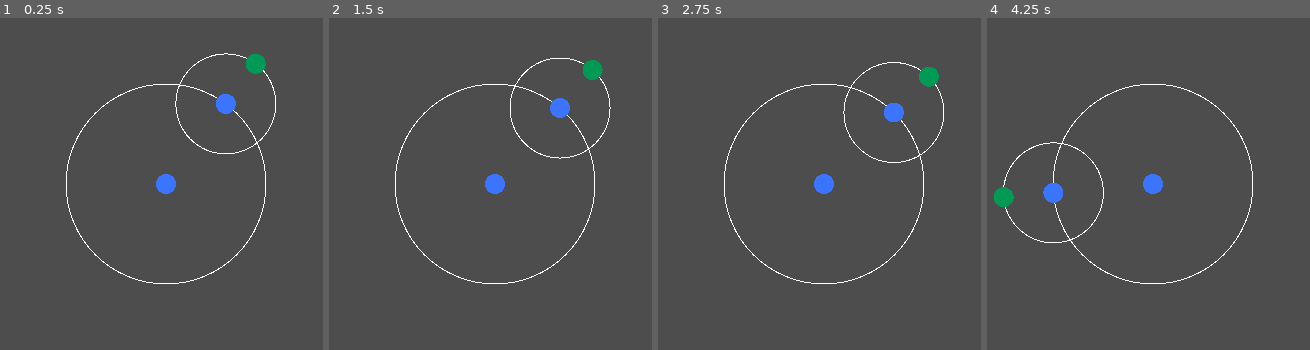
Above: before the commit, frames 1-4 (left to right).
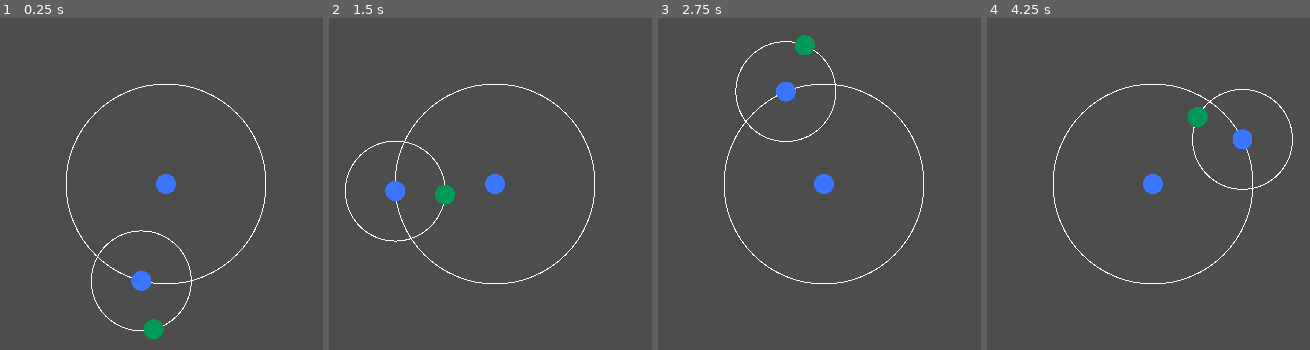
Above: after the commit, the same moments.

Repository: gazzythehag/GameJam2025
Game: Godot game, scene res://scenes/testscene.tscn
The game is run twice, just before and just after one commit, with the same random seed, the same clock (stepped at 60 frames per second) and the same inputs.
Inputs:
- Up to frame 1 (0.25 s): no input
- Up to frame 2 (1.5 s): no input
- Up to frame 3 (2.75 s): no input
- Up to frame 4 (4.25 s): no input

The runs differ from the first frame. In frame 1, 1.7% of the frame differs, in the area x 28-86%, y 10-97%; in frame 2, 1.7%, in the area x 4-88%, y 12-68%; in frame 3, 1.7%; in frame 4, 1.7%.

Commit message:
added orbit states for the rings for easier level development

Diff:
--- a/scenes/ring.gd
+++ b/scenes/ring.gd
@@ -4,6 +4,10 @@
 @export var orbit_colour: Color
 @export var fixed: bool
 @export var angular_speed: float = 10
+
+enum MODES { FIXED, CLOCKWISE, COUNTERCLOCKWISE }
+@export var mode: MODES
+
 var loop_progress: float = 0
 
 var moons: Array:
@@ -20,6 +24,14 @@
 
 # Called every frame. 'delta' is the elapsed time since the previous frame.
 func _process(delta: float) -> void:
-	loop_progress += delta * angular_speed
-	for moon in moons:
-		moon.position = orbit_radius * Vector2(sin(loop_progress), cos(loop_progress))
+	match mode:
+		MODES.FIXED:
+			pass
+		MODES.CLOCKWISE:
+			loop_progress -= delta * angular_speed
+			for moon in moons:
+				moon.position = orbit_radius * Vector2(sin(loop_progress), cos(loop_progress))
+		MODES.COUNTERCLOCKWISE:
+			loop_progress += delta * angular_speed
+			for moon in moons:
+				moon.position = orbit_radius * Vector2(sin(loop_progress), cos(loop_progress))
--- a/scenes/testscene.tscn
+++ b/scenes/testscene.tscn
@@ -10,12 +10,16 @@
 
 [node name="first_orbit" parent="orbital_center" instance=ExtResource("2_vhqwi")]
 orbit_colour = Color(1, 1, 1, 1)
+angular_speed = 1.0
+mode = 1
 
 [node name="orbital_center" parent="orbital_center/first_orbit" instance=ExtResource("1_ue68f")]
 
 [node name="first_orbit" parent="orbital_center/first_orbit/orbital_center" instance=ExtResource("2_vhqwi")]
 orbit_radius = 50
 orbit_colour = Color(1, 1, 1, 1)
+angular_speed = 1.0
+mode = 2
 
 [node name="orbital_center" parent="orbital_center/first_orbit/orbital_center/first_orbit" instance=ExtResource("1_ue68f")]
 centre_colour = Color(1.44392e-06, 0.605027, 0.327596, 1)
